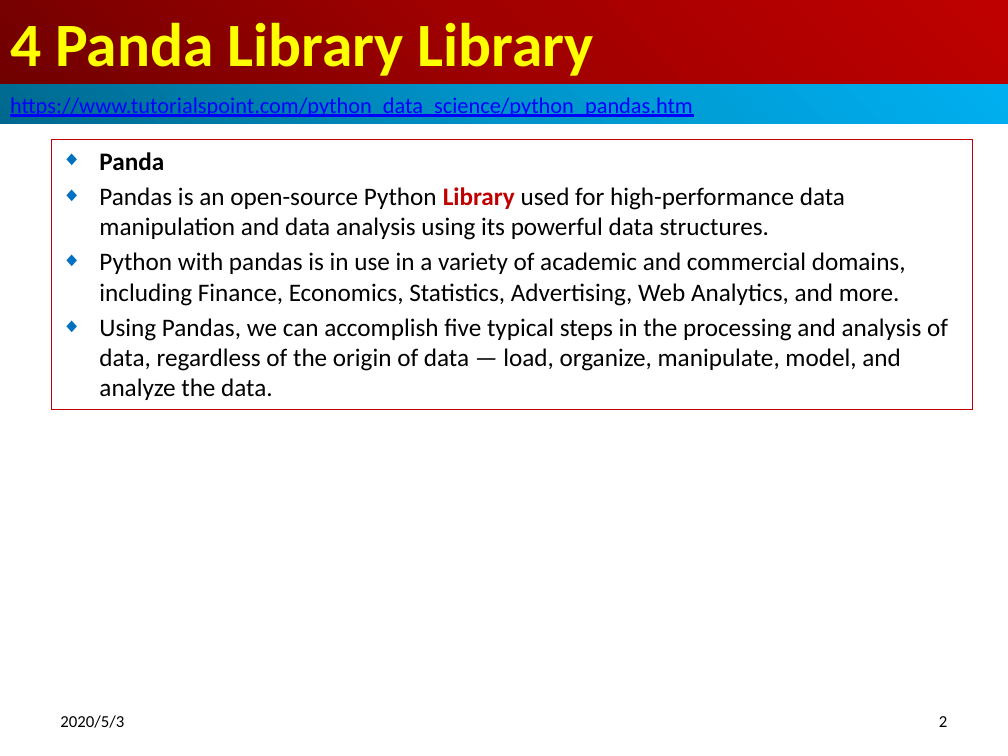
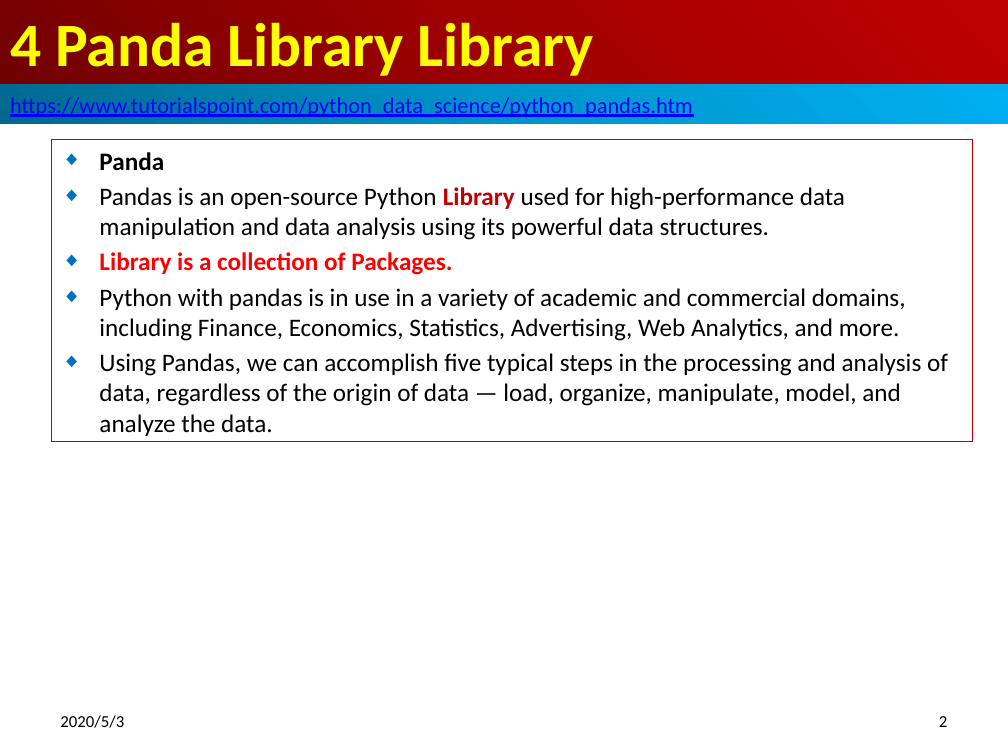
Before and after one commit to peterhchen/600_DataScience, a slide deck: slide 2 of 04_PandaLibrary.pptx. Drawn at 1008x756 pixels with LibreOffice and Linux fonts; fonts in the diff are those of the drawing. Boxes give left, top, right and bottom in pixels: in the first picture for what was removed or moved away, otherwise in the second. Text is boxed around its words. In the diff, an @@ line names an element or a change of style, - is before the commit and + after.

```diff
--- a/04_PandaLibrary.pptx
+++ b/04_PandaLibrary.pptx
@@ subtitle "Panda": place and size @@
-subtitle "Panda" at [51, 140, 972, 410]
+subtitle "Panda" at [51, 140, 972, 442]
@@ subtitle at [99, 252, 452, 275]: paragraph added @@
+◆ Library is a collection of Packages.
```
Also in this commit, not shown: 1 other file.
